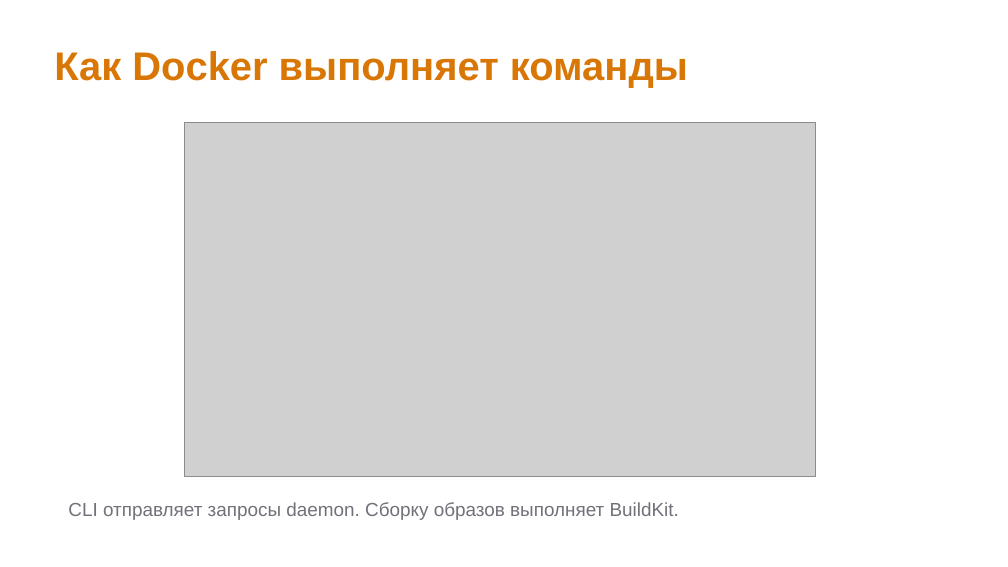
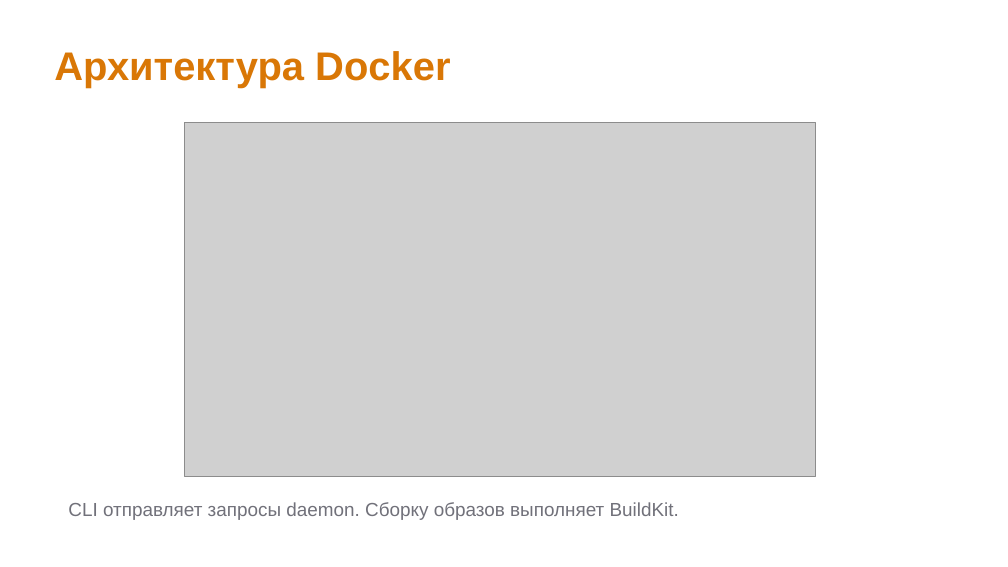
Before and after one commit to inview-club/docker-workshop, a slide deck: slide 7 of Клуб_DevOps_Docker_Harbor.pptx (slide 10 before the commit). Drawn at 1008x567 pixels with LibreOffice and Linux fonts; fonts in the diff are those of the drawing; grey boxes stand for pictures. Boxes give left, top, right and bottom in pixels: in the first picture for what was removed or moved away, otherwise in the second. Text is boxed around its words. In the diff, an @@ line names an element or a change of style, - is before the commit and + after.

```diff
--- a/Клуб_DevOps_Docker_Harbor.pptx
+++ b/Клуб_DevOps_Docker_Harbor.pptx
@@ text at bbox=[54, 51, 450, 89]: text changed @@
-Как Docker выполняет команды
+Архитектура Docker
```
Also in this commit, not shown: 17 other slides changed, 5 slides added, 5 slides removed, 6 other files.
